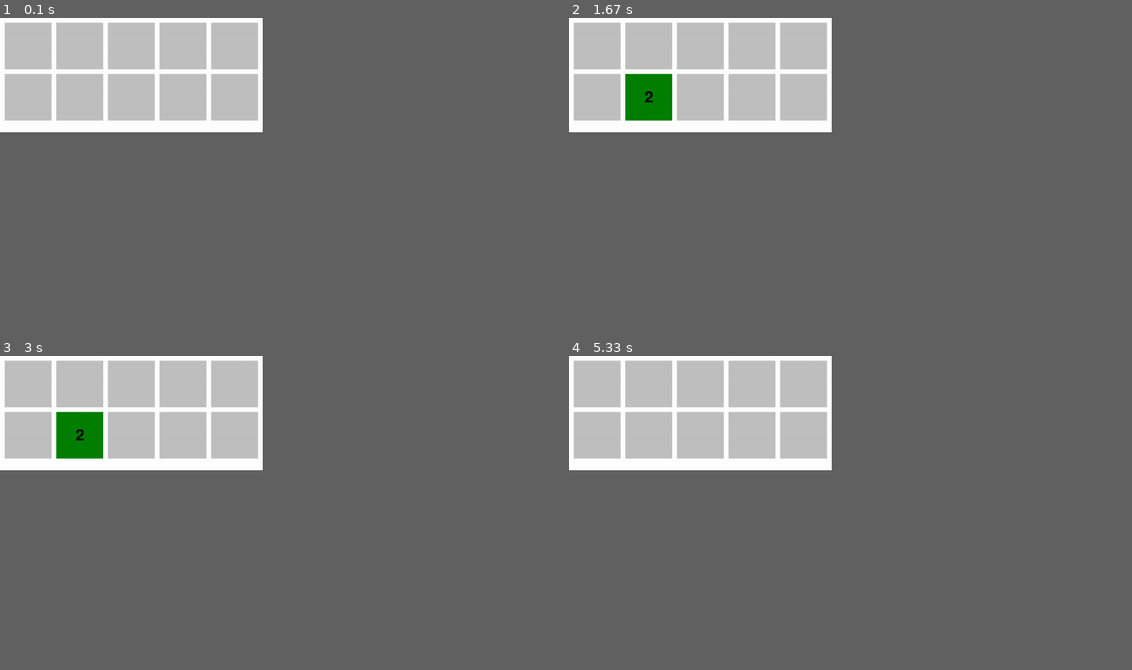
Above: before the commit, frames 1-4 (two rows, left to right).
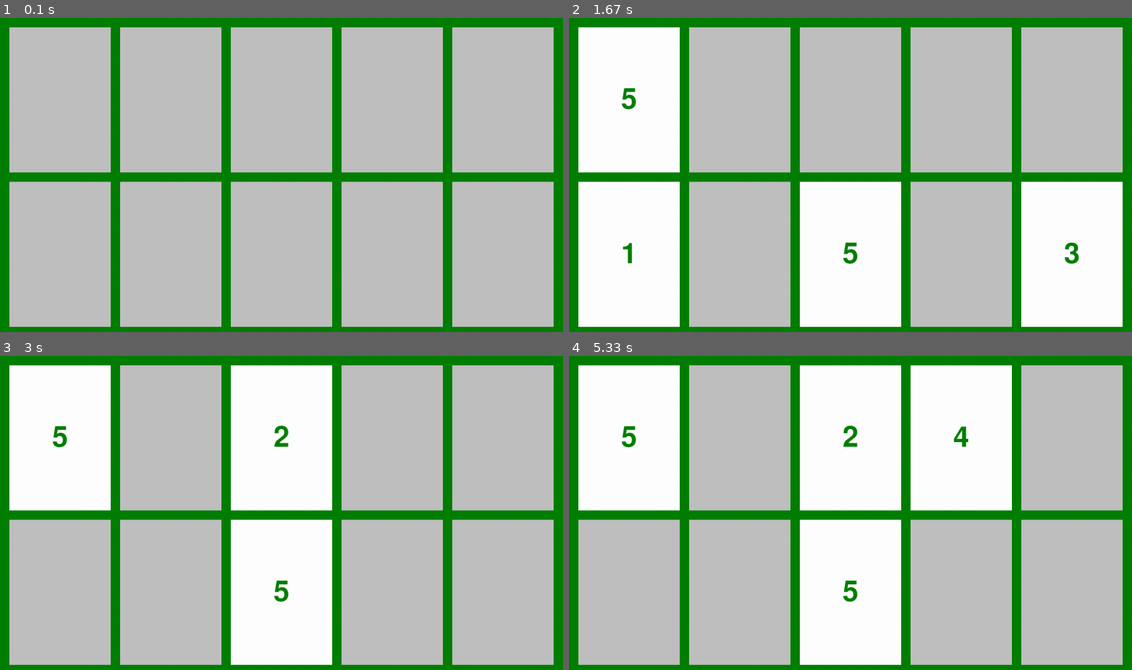
Above: after the commit, the same moments.

Repository: PyMemory/Projeto-Integrador
Game: pygame game, started from cartas.py
Same seed, same stepped clock (60 frames per second), same inputs: the game is played once before the commit and once after it.
Inputs (mouse positions are in pixels of both pictures, inside the frame that each line leads up to):
- Up to frame 1 (0.1 s): no input
- Up to frame 2 (1.67 s): click (827, 187) at 0.38 s; click (630, 99) at 0.72 s; click (675, 247) at 1.05 s; click (1058, 284) at 1.38 s
- Up to frame 3 (3 s): click (264, 459) at 2.72 s
- Up to frame 4 (5.33 s): click (771, 447) at 3.05 s; click (968, 456) at 4.38 s; click (873, 500) at 5.22 s
The window is 420x183 before the commit and 900x503 after it. Grey fills any space a smaller window leaves; there, only what the larger window draws over its background counts as a difference.

The runs differ from the first frame. In frame 1, 21% of the frame differs, in the area x 0-100%, y 0-100%; in frame 2, 51%; in frame 3, 42%; in frame 4, 50%.

Commit message:
JogoMemoria.py

Diff:
--- a/cartas.py
+++ b/cartas.py
@@ -10,9 +10,9 @@
 class JogoMemoria:
     def __init__(self):
         pygame.init()
-        self.largura_tela = 560
-        self.altura_tela = 245
-        self.tela = pygame.display.set_mode((self.largura_tela, self.altura_tela), pygame.RESIZABLE)
+        self.largura_tela = 1200
+        self.altura_tela = 671
+        self.tela = pygame.display.set_mode((self.largura_tela, self.altura_tela))
         pygame.display.set_caption("P Y M E M O R Y")
         self.clock = pygame.time.Clock()
 
@@ -23,12 +23,12 @@
         self.MAX_TENTATIVAS = 100
 
         # Configurações do cartão
-        self.largura_cartao = 100
-        self.altura_cartao = 100
-        self.espacamento = 10
+        self.largura_cartao = 216
+        self.altura_cartao = 310
+        self.espacamento = 20
 
         # Configurações do texto
-        self.tamanho_fonte = 50
+        self.tamanho_fonte = 90
 
         # Inicializa o estado do jogo
         self.grid = self.criar_grade_cartas()
@@ -111,13 +111,13 @@
                     carta['revelado'] = False
                 self.cartao_revelado.clear()
 
-            self.tela.fill(BRANCO)
+            self.tela.fill(VERDE)
             for carta in self.cartoes:
-                cor = VERDE if carta['revelado'] else CINZA
+                cor = BRANCO if carta['revelado'] else CINZA
                 pygame.draw.rect(self.tela, cor, carta['rect'])
                 if carta['revelado']:
-                    fonte = pygame.font.Font(None, self.tamanho_fonte)
-                    texto = fonte.render(carta['numero'], True, PRETO)
+                    fonte = pygame.font.Font("SuperMario256.ttf", self.tamanho_fonte)
+                    texto = fonte.render(carta['numero'], True, VERDE)
                     texto_rect = texto.get_rect(center=carta['rect'].center)
                     self.tela.blit(texto, texto_rect)
 
